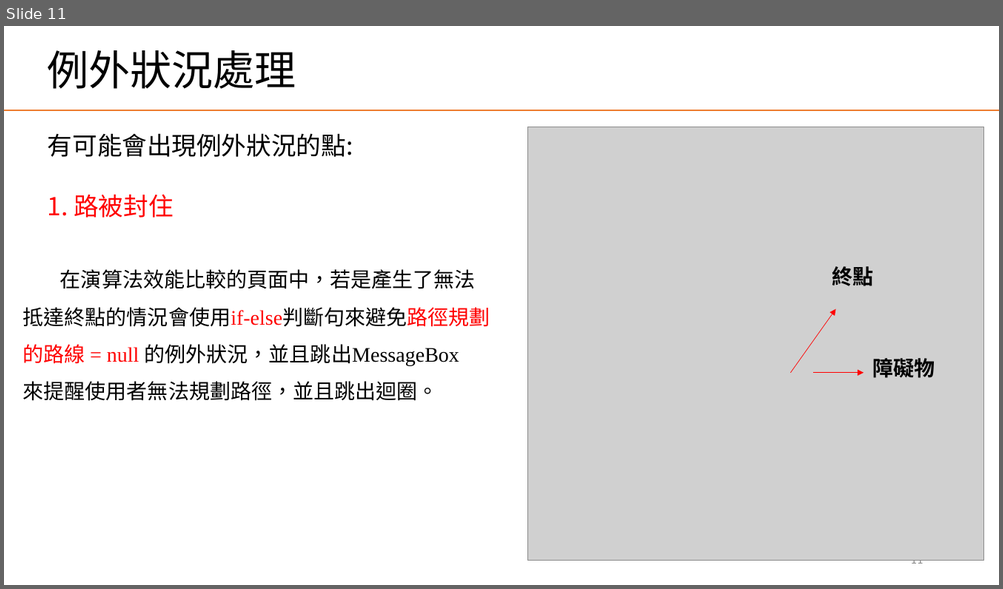
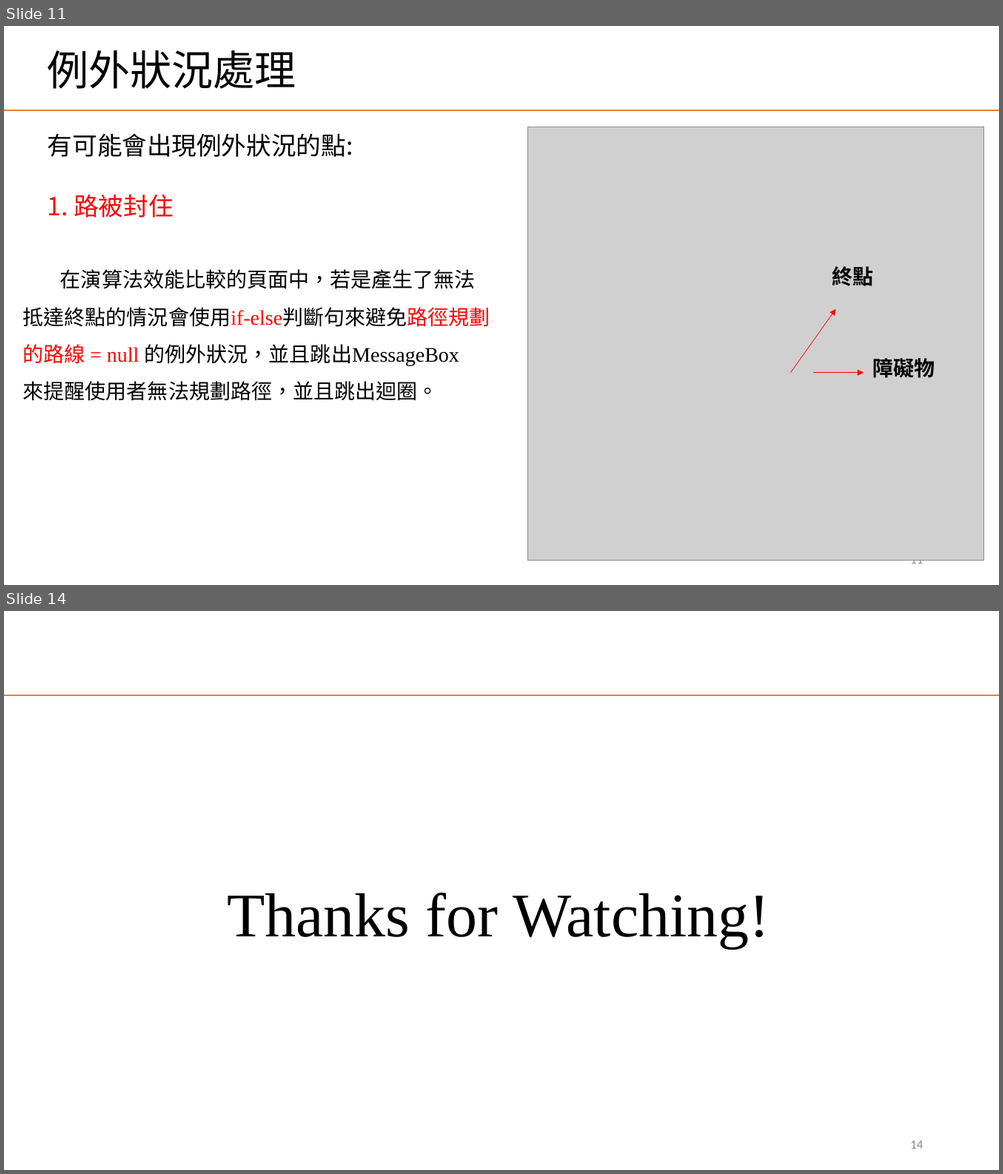
Before and after one commit to WangHanChi/Path-Planning, a slide deck: OOP_Final_Project.pptx. Shown one above the other, each under a label of ours: slide 11 before the commit, slides 11 and 14 after it; the slides between them are not shown. The pictures are 1003x589 and 1003x1174 pixels, drawn with LibreOffice and Linux fonts; fonts in the diff are those of the drawing; grey boxes stand for pictures. Boxes give left, top, right and bottom in pixels: in the first picture for what was removed or moved away, otherwise in the second. Text is boxed around its words. In the diff, an @@ line names an element or a change of style, - is before the commit and + after.

```diff
--- a/OOP_Final_Project.pptx
+++ b/OOP_Final_Project.pptx
@@ slide 14 added at [4,611,999,1170], background #FFFFFF @@
@@ line added from (4, 695) to (999, 695), #ED7D31 1.5 pt @@
@@ text added at [227,893,770,948], 60 pt, text #000000 @@
+Thanks for Watching!
@@ page number added at [910,1141,922,1149], 12 pt, text #8C8C8C @@
+14
```
Also in this commit, not shown: 3 slides changed.
